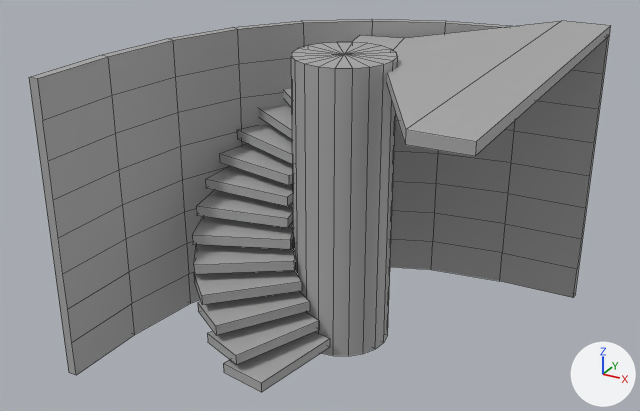
Two versions of the FBX model MayaProjects/SolarPunkCave/scenes/structure_staircurved.fbx, one commit apart.
Rendered twice from a camera (50 mm lens) standing at (5.74, -5.28, 5.04) and looking at (1.82, 1.86, 1.47). Arrows for +X, +Y and +Z are at lower right; the lights stay in place. The picture after the commit comes second. Mesh edges are drawn as thin lines. Where no turn or scale is listed for an object, it has been applied to the vertices.

Names of what the first picture shows: 'staircurved_pillar', 'staircurved_steps', 'staircurved_wall'.
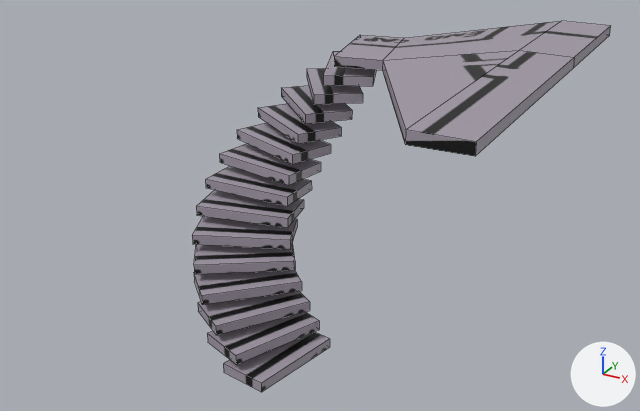
What the commit changed:
Picture 'trim_sketch.jpg' (img_trim_sketch_jpg) is new.
In material 'standardSurface1' (mat_standardsurface1), base_color is no longer (0.4, 0.4, 0.4), grey #aaaaaa.
In material 'standardSurface1' (mat_standardsurface1), texture is now set to img_trim_sketch_jpg.
me_mesh_002 is used by ob_staircurved_steps; location (0.0, 0.0, 0.0).
Verts and faces of me_mesh_002; kept vertices keep their numbers, new ones are numbered from 128.
Before the commit, vertices of me_mesh_002: 113 (2.15, 2.54, 2.84), 115 (1.95, 3.52, 2.84) at pixel (404, 37), 117 (1.95, 3.52, 2.74), 119 (2.15, 2.54, 2.74), 120 (4.0, 4.0, 3.0) at pixel (609, 35).
Before the commit, vertices of me_mesh_002: 121 (3.5, 4.0, 3.0), 122 (4.0, 4.0, 3.1) at pixel (610, 25), 123 (3.5, 4.0, 3.1) at pixel (561, 20), 124 (4.0, 0.0, 3.1) at pixel (476, 141), 125 (3.5, 0.0, 3.1) at pixel (405, 129).
Before the commit, vertices of me_mesh_002: 126 (4.0, 0.0, 3.0) at pixel (475, 156), 127 (3.5, 0.0, 2.99) at pixel (405, 144).
me_mesh_002 had 128 vertices, 98 faces and spanned x 0.48..4.0, y 0.0..4.0, z 0.14..3.1.
me_mesh_002 now has 132 vertices, 103 faces and spans x 0.48..4.0, y 0.0..4.0, z 0.14..3.1.
Part 1, on me_mesh_002:
Faces deleted: (122, 123, 125, 124), (120, 126, 127, 121), (120, 122, 124, 126), (113, 125, 123, 115), (117, 121, 127, 119).
New vertices 128 to 131 stand at vertices 120 to 123, in that order, plus (0.0, -1.46, 0.0).
New faces: (122, 123, 131, 130), (126, 127, 129, 128), (120, 122, 130, 128), (113, 131, 123, 115), (119, 129, 127), (113, 125, 131).
New faces: (124, 130, 131, 125), (124, 126, 128, 130), (117, 121, 129, 119), (120, 128, 129, 121).
me_mesh_002 part 2: 93 kept faces spanning x 0.48..4.0, y 0.0..4.0, z 0.14..3.1 get new texture (UV) coordinates.
Object 'staircurved_wall' (ob_staircurved_wall) is deleted.
Object 'staircurved_pillar' (ob_staircurved_pillar) is deleted.

Location of each change, (x1, y1, x2, y2) in pixels of the pictures (640 x 411 px):
'staircurved_wall', deleted: before (29, 19, 609, 375)
'staircurved_steps', surface changed, reshaped: (192, 21, 611, 392) in both
'staircurved_pillar', deleted: before (291, 42, 398, 356)
part 1 of me_mesh_002, cut back: before (387, 21, 611, 156); after (383, 21, 611, 156)
part 2 of me_mesh_002, surface changed: (192, 35, 476, 392) in both
